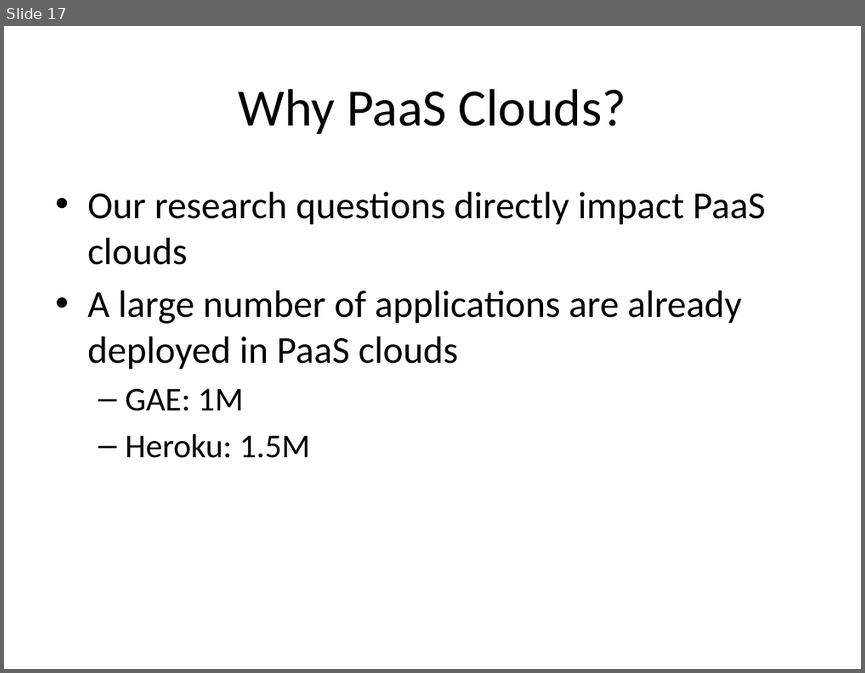
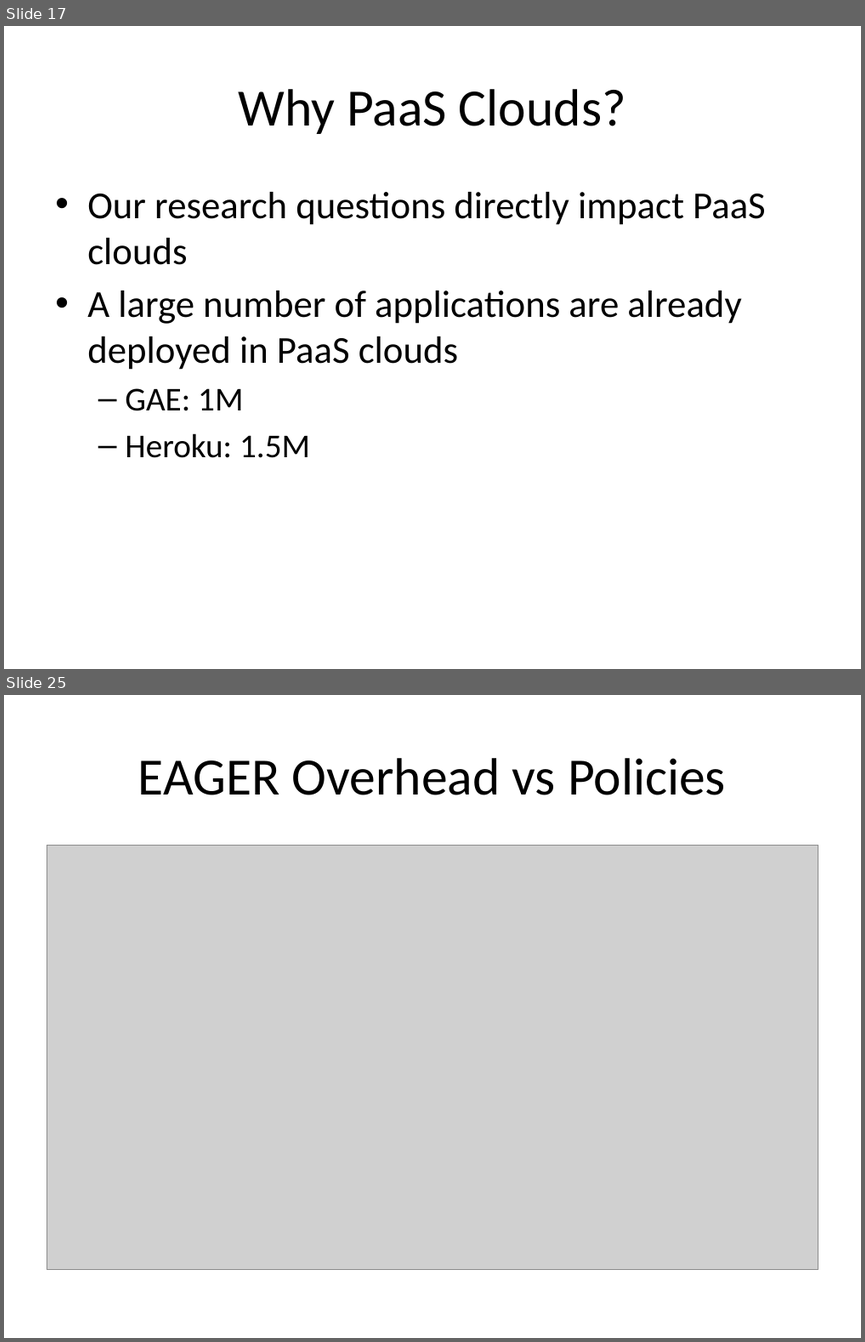
Before and after one commit to Dithn/eager-appscale, a slide deck: Eager/elk-experiment/appserver/system_design.pptx. Shown one above the other, each under a label of ours: slide 17 before the commit, slides 17 and 25 after it; the slides between them are not shown. The pictures are 865x673 and 865x1342 pixels, drawn with LibreOffice and Linux fonts; fonts in the diff are those of the drawing; grey boxes stand for pictures. Boxes give left, top, right and bottom in pixels: in the first picture for what was removed or moved away, otherwise in the second. Text is boxed around its words. In the diff, an @@ line names an element or a change of style, - is before the commit and + after.

Commit message:
Added EAGER results

```diff
--- a/Eager/elk-experiment/appserver/system_design.pptx
+++ b/Eager/elk-experiment/appserver/system_design.pptx
@@ slide 25 added at (4, 695, 861, 1338), background #FFFFFF @@
@@ title added at (138, 758, 726, 795), 44 pt, text #000000 @@
+EAGER Overhead vs Policies
@@ picture added at (46, 845, 818, 1269) @@
```
Also in this commit, not shown: 9 other slides added.
